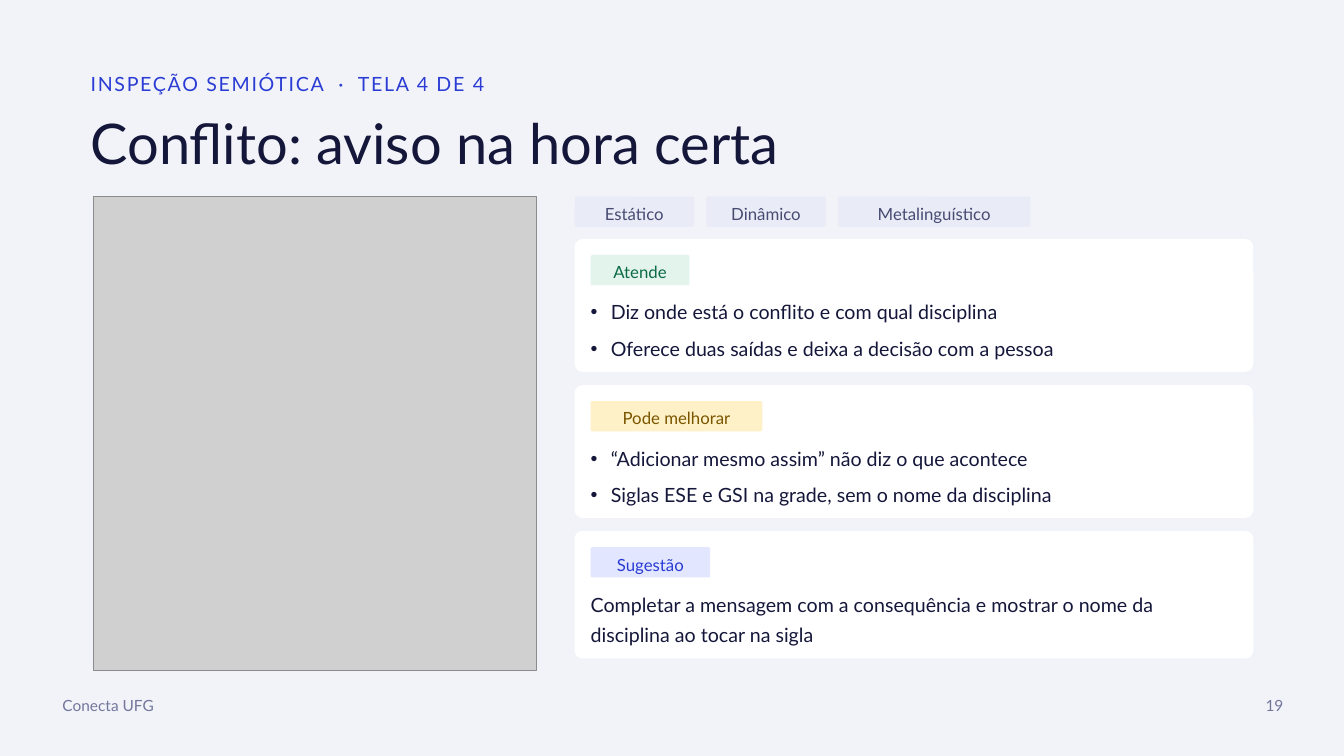
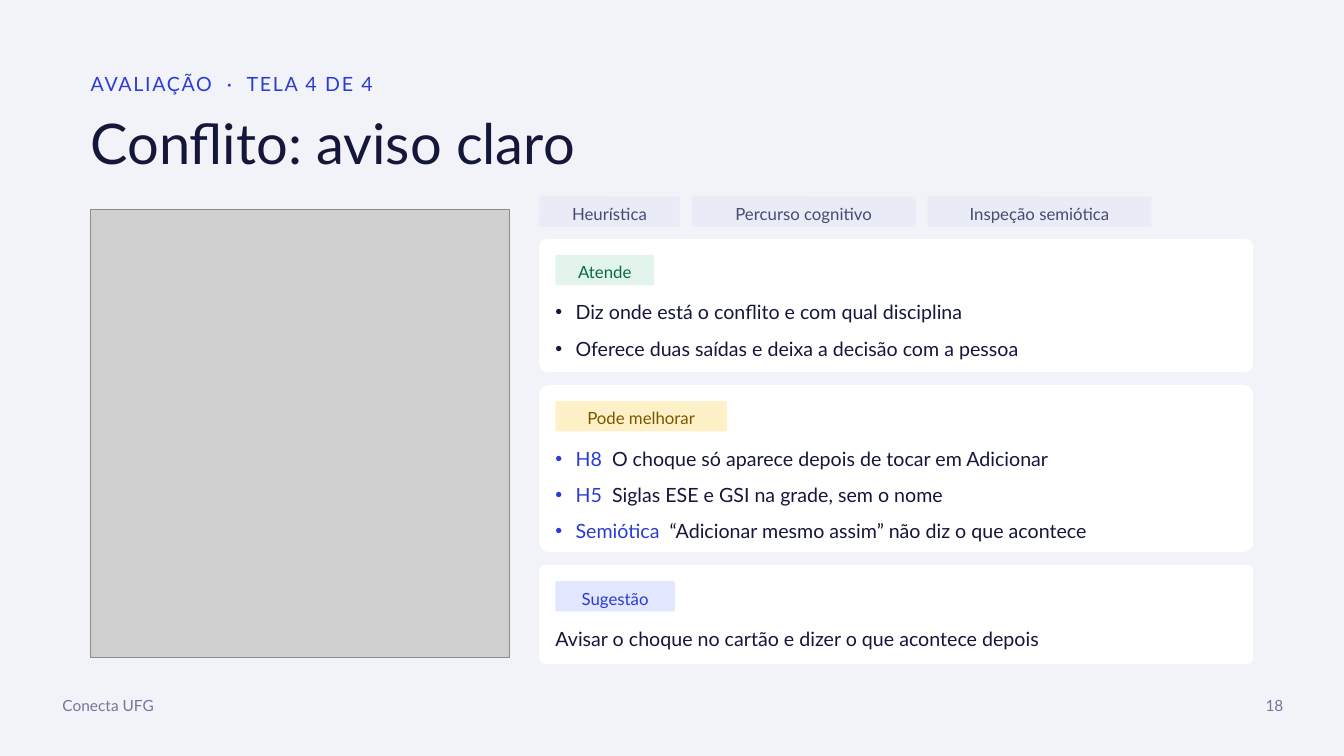
Before and after one commit to conecta-ufg/conecta-ufg, a slide deck: slide 19 of 05-Apresentacao/Apresentacao_Conecta_UFG.pptx (slide 20 before the commit). Drawn at 1344x756 pixels with LibreOffice and Linux fonts; fonts in the diff are those of the drawing; grey boxes stand for pictures. Boxes give left, top, right and bottom in pixels: in the first picture for what was removed or moved away, otherwise in the second. Text is boxed around its words. In the diff, an @@ line names an element or a change of style, - is before the commit and + after.

Commit message:
Avaliacao heuristica e percurso cognitivo na PF3 e nos slides

```diff
--- a/05-Apresentacao/Apresentacao_Conecta_UFG.pptx
+++ b/05-Apresentacao/Apresentacao_Conecta_UFG.pptx
@@ text at bbox=[91, 74, 372, 95]: text changed @@
-INSPEÇÃO SEMIÓTICA · TELA 4 DE 4
+AVALIAÇÃO · TELA 4 DE 4
@@ text at bbox=[91, 122, 575, 165]: text changed @@
-Conflito: aviso na hora certa
+Conflito: aviso claro
@@ rounded rectangle: place and size @@
-rounded rectangle at bbox=[575, 197, 695, 227]
+rounded rectangle at bbox=[539, 197, 680, 227]
@@ text added at bbox=[572, 208, 647, 220], 12 pt, text #474B72 @@
+Heurística
@@ text removed at bbox=[605, 208, 664, 220] @@
-Estático
@@ rounded rectangle: place and size @@
-rounded rectangle at bbox=[707, 197, 827, 227]
+rounded rectangle at bbox=[692, 197, 915, 227]
@@ text removed at bbox=[731, 208, 801, 220] @@
-Dinâmico
@@ text added at bbox=[735, 208, 872, 223], 12 pt, text #474B72 @@
+Percurso cognitivo
@@ text removed at bbox=[878, 207, 991, 223] @@
-Metalinguístico
@@ rounded rectangle: place and size @@
-rounded rectangle at bbox=[838, 197, 1030, 227]
+rounded rectangle at bbox=[928, 197, 1151, 227]
@@ text added at bbox=[970, 208, 1109, 223], 12 pt, text #474B72 @@
+Inspeção semiótica
@@ picture: place and size @@
-picture at bbox=[94, 197, 536, 670]
+picture at bbox=[91, 210, 510, 658]
@@ rounded rectangle: place and size @@
-rounded rectangle at bbox=[575, 239, 1253, 372]
+rounded rectangle at bbox=[539, 239, 1253, 372]
@@ text "Diz onde está o conflito ...": place and size @@
-text "Diz onde está o conflito ..." at bbox=[611, 304, 1053, 360]
+text "Diz onde está o conflito ..." at bbox=[576, 304, 1018, 360]
@@ rounded rectangle: place and size @@
-rounded rectangle at bbox=[575, 385, 1253, 518]
+rounded rectangle at bbox=[539, 385, 1253, 553]
@@ 2 texts, 2 rounded rectangles: place and size @@
-2 texts, 2 rounded rectangles at bbox=[591, 255, 762, 432]
+2 texts, 2 rounded rectangles at bbox=[556, 255, 727, 432]
@@ text at bbox=[576, 451, 1087, 542]: text changed @@
-• “Adicionar mesmo assim” não diz o que acontece
-• Siglas ESE e GSI na grade, sem o nome da disciplina
+• H8 O choque só aparece depois de tocar em Adicionar
+• H5 Siglas ESE e GSI na grade, sem o nome
+• Semiótica “Adicionar mesmo assim” não diz o que acontece
@@ rounded rectangle: place and size @@
-rounded rectangle at bbox=[575, 531, 1253, 658]
+rounded rectangle at bbox=[539, 566, 1253, 664]
@@ text "Sugestão": place and size @@
-text "Sugestão" at bbox=[617, 559, 684, 574]
+text "Sugestão" at bbox=[582, 593, 649, 608]
@@ rounded rectangle: place and size @@
-rounded rectangle at bbox=[591, 547, 711, 578]
+rounded rectangle at bbox=[556, 582, 676, 612]
@@ text removed at bbox=[591, 597, 1153, 646] @@
-Completar a mensagem com a consequência e mostrar o nome da disciplina ao tocar na sigla
@@ text added at bbox=[555, 631, 1039, 650], 14 pt, text #15173A @@
+Avisar o choque no cartão e dizer o que acontece depois
@@ text at bbox=[1266, 700, 1284, 711]: text changed @@
-19
+18
```
Also in this commit, not shown: 4 other slides changed, 2 slides added, 3 slides removed, 5 other files.
